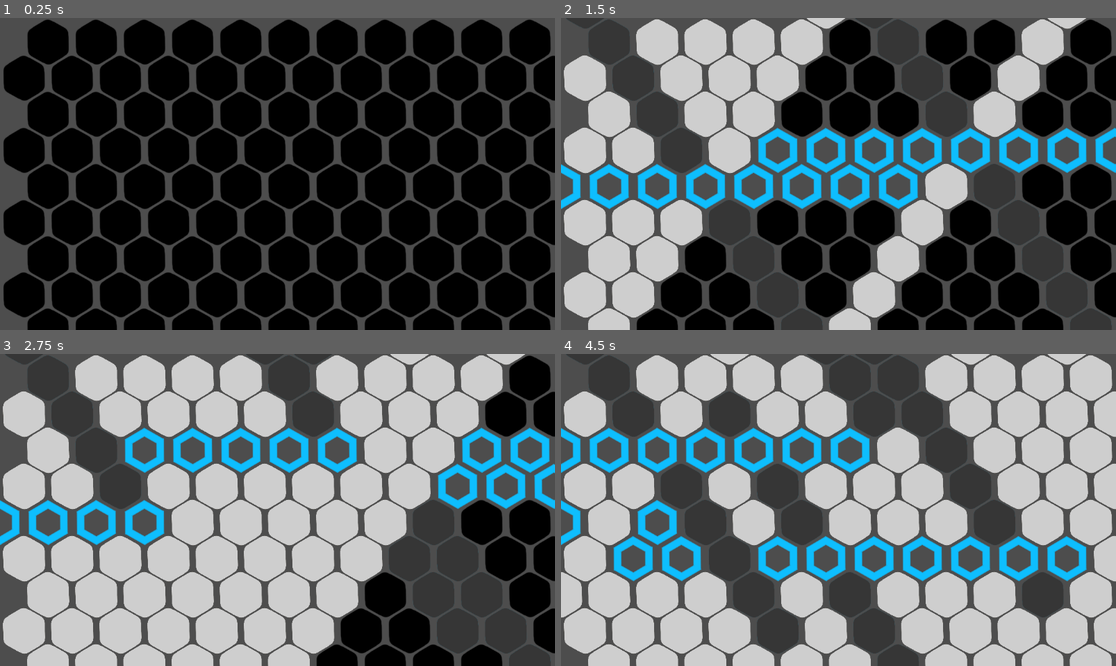
Above: before the commit, frames 1-4 (two rows, left to right).
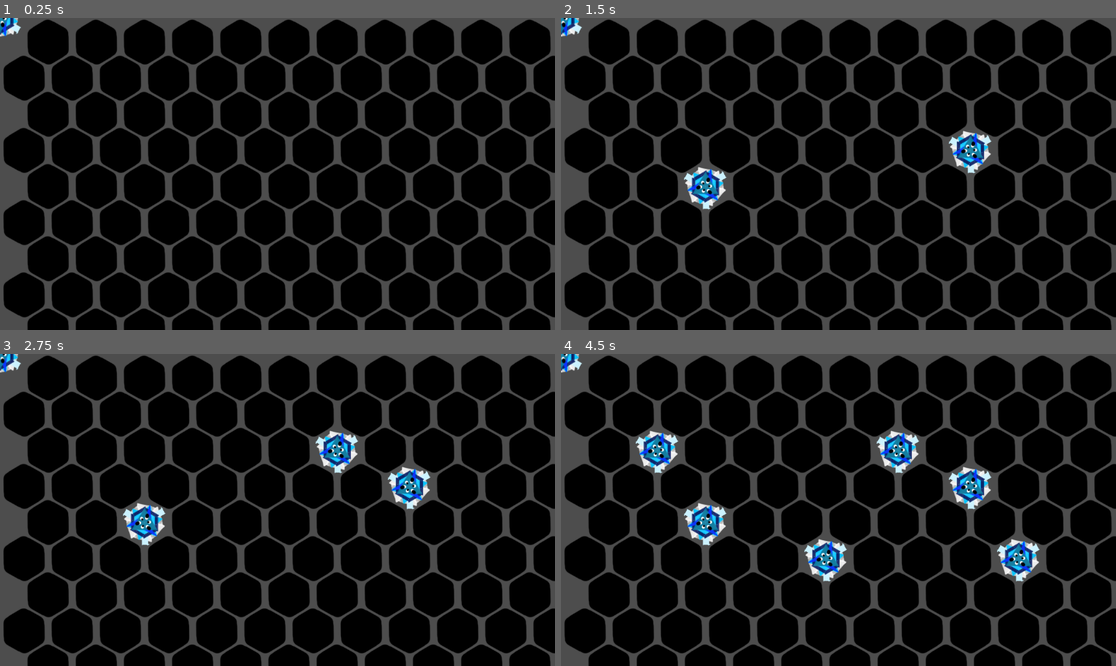
Above: after the commit, the same moments.

Repository: petesamerson/V-s-on
Game: Godot game, scene res://base_scene.tscn
Two runs of this game, one before a commit and one after it. Both use one fixed random seed, a clock stepped at 60 frames per second and the inputs below.
Inputs (mouse positions are in pixels of both pictures, inside the frame that each line leads up to):
- Up to frame 1 (0.25 s): no input
- Up to frame 2 (1.5 s): move the mouse to (960, 158) at 0.52 s; click (960, 158) at 0.67 s; move the mouse to (727, 189) at 1.27 s; click (727, 189) at 1.42 s
- Up to frame 3 (2.75 s): move the mouse to (333, 441) at 2.02 s; click (333, 441) at 2.17 s
- Up to frame 4 (4.5 s): move the mouse to (810, 572) at 2.77 s; click (810, 572) at 2.92 s; move the mouse to (1005, 556) at 3.52 s; click (1005, 556) at 3.67 s; tap Enter at 4.25 s; move the mouse to (672, 463) at 4.27 s; click (672, 463) at 4.42 s

The runs differ from the first frame. In frame 1, 0.2% of the frame differs, in the area x 0-4%, y 0-7%; in frame 2, 50%; in frame 3, 72%; in frame 4, 83%, in the area x 0-100%, y 0-100%.
Error after the commit: Parse Error: Identifier "PieceScene" not declared in the current scope. (res://piece.gd:6)

Commit message:
vision range and lines

Diff:
--- a/base_scene.tscn
+++ b/base_scene.tscn
@@ -11,6 +11,7 @@
 [ext_resource type="Texture2D" uid="uid://d3or16dja1a82" path="res://hex_dark_blue.png" id="8_blj2i"]
 [ext_resource type="Texture2D" uid="uid://qwr56nrdx4or" path="res://hex_dark_gray1.png" id="9_01iy8"]
 [ext_resource type="Texture2D" uid="uid://bcr661buweyub" path="res://hex_dark_red.png" id="10_jjdbg"]
+[ext_resource type="Script" uid="uid://de086uy3u7ckn" path="res://piece.gd" id="12_3lrhi"]
 
 [sub_resource type="TileSetAtlasSource" id="TileSetAtlasSource_qcxwf"]
 texture = ExtResource("1_57xsf")
@@ -78,10 +79,14 @@
 sources/12 = SubResource("TileSetAtlasSource_hwg3g")
 
 [node name="BaseScene" type="Node2D"]
+metadata/_edit_horizontal_guides_ = [-6.0]
 
-[node name="TileMapLayer" type="TileMapLayer" parent="."]
+[node name="Board" type="TileMapLayer" parent="."]
 tile_map_data = PackedByteArray("AAAAAAEAAAAAAAAAAAABAAEAAAAAAAAAAAAAAAAAAAAAAAAAAAABAAAAAAAAAAAAAAACAAEAAAAAAAAAAAABAA …(5632 unchanged characters)…
 tile_set = SubResource("TileSet_7e6gu")
 script = ExtResource("2_qcxwf")
 
-[node name="Area2D" type="Area2D" parent="."]
+[node name="Piece" type="Sprite2D" parent="."]
+scale = Vector2(1, -1.042)
+texture = ExtResource("6_anra8")
+script = ExtResource("12_3lrhi")
--- a/board.gd
+++ b/board.gd
@@ -13,7 +13,7 @@
 	timer += delta
 	if timer >= interval:
 		timer = 0.0
-		animate_board()
+		# animate_board()
 
 var player = 1
 
@@ -35,29 +35,6 @@
 	cur_ani_y = 0
 	ani_offset = 0
 	cur_ani_x += 1
-		# set_cell(Vector2i(center.x - offset_neg, center.y + i), line_color_id, Vector2i(0,0))
-	# set_cell(Vector2i(center.x + offset_pos, center.y - i), line_color_id, Vector2i(0,0))
-	# if (cur_ani_y) % 2 == 0:
-	# 	ani_offset += 2
-	# if(cur_ani_y >= cur_ani_x*2):
-	# 	cur_ani_y = 0
-	# 	cur_ani_x += 1
-	# 	ani_offset = 1
-
-	# if(x_ani):
-	# 	cur_ani_x += 1
-	# else:
-	# 	cur_ani_y +=1
-
-	# if(cur_ani_x > 15):
-	# 	x_ani = false
-	# 	ani_index += 1
-	# 	cur_ani_x  = ani_index
-
-	# if(cur_ani_y > 15):
-	# 	x_ani = true
-	# 	# ani_index += 1
-	# 	cur_ani_y  = ani_index
 
 
 
@@ -71,15 +48,19 @@
 			5,
 			Vector2i(0,0)
 		)
-		draw_hex_around(cell)
-		draw_horz_line(cell)
-		draw_forward_dia_line(cell)
-		draw_back_dia_line(cell)
-
-		if(player == 1) :
-			player = 2
-		else:
-			player = 1
+		# draw_hex_around(cell)
+		# draw_horz_line(cell)
+		# draw_forward_dia_line(cell)
+		# draw_back_dia_line(cell)
+
+		# if(player == 1) :
+		# 	draw_vision_range(cell, 2)
+		# 	player = 2
+		# else:
+		# 	draw_vision_range(cell, 5)
+		# 	player = 1
+		# draw_vision_range(cell,4)
+		# draw_hex_tile_line(cell,Vector2i(cell.x + 5, cell.y + 5), 8)
 
 		var tile_pos = map_to_local(Vector2i(3, 4))
 		print(tile_pos)
@@ -157,6 +138,41 @@
 			curTile,
 			Vector2i(0,0)
 		)
+
+
+func draw_line_from_center(center: Vector2i,direction: int, length: int, color: int):
+	#clockwise
+	var center_even = center.y % 2 == 0
+	match direction:
+		0:
+			var offset = 0
+			if(center_even):
+				offset = 1
+			offset = offset + length / 2
+			draw_hex_tile_line(center, Vector2i(center.x + offset, center.y - length), color)
+		1:
+			draw_hex_tile_line(center, Vector2i(center.x + length, center.y), color)
+		2:
+			var offset = 0
+			if(center_even):
+				offset = 1
+			offset = offset + length / 2
+			draw_hex_tile_line(center, Vector2i(center.x + offset, center.y + length), color)
+		3:
+			var offset = 1
+			if(center_even):
+				offset = 0
+			offset = offset + length / 2
+			draw_hex_tile_line(center, Vector2i(center.x - offset, center.y + length), color)
+		4:
+			draw_hex_tile_line(center, Vector2i(center.x - length, center.y), color)
+		5:
+			var offset = 1
+			if(center_even):
+				offset = 0
+			offset = offset + length / 2
+			draw_hex_tile_line(center, Vector2i(center.x - offset, center.y - length), color)
+
 
 
 func draw_horz_line(center: Vector2i):
@@ -202,3 +218,177 @@
 			offset_pos += 1
 		if (center.y + i) % 2 == 1:
 			offset_neg += 1
+
+func draw_vision_range(center: Vector2i, vision_range: int):
+	var hex_color_id = 7
+	var offset_pos = 0
+	if (center.y) % 2 == 0:
+		offset_pos = 1
+
+	var offset_neg = 1
+	if (center.y) % 2 == 0:
+		offset_neg = 0
+
+	var minXTop = 10
+	var minXBottom= 10
+
+	for i in range(1,vision_range + 1):
+		print(["offset", offset_pos,"i", i, center])
+
+		# set_cell(Vector2i(center.x - offset_neg, center.y + i), 6, Vector2i(0,0))
+		# set_cell(Vector2i(center.x + offset_pos, center.y + i), 6, Vector2i(0,0))
+
+		#below
+		draw_hex_tile_line(
+			Vector2i(center.x - offset_neg, center.y + i),
+			Vector2i(center.x + offset_pos, center.y + i),
+			hex_color_id
+		)
+
+		# above
+		draw_hex_tile_line(
+			Vector2i(center.x + offset_pos, center.y - i),
+			Vector2i(center.x - offset_neg, center.y - i),
+			hex_color_id
+		)
+
+		var temp_color = 7
+		draw_hex_tile_line(
+			Vector2i(center.x - offset_neg, center.y + i),
+			Vector2i(center.x - i, center.y),
+			temp_color
+		)
+		draw_hex_tile_line(
+			Vector2i(center.x - offset_neg, center.y - i),
+			Vector2i(center.x - i, center.y),
+			temp_color
+		)
+
+		draw_hex_tile_line(
+			Vector2i(center.x + offset_pos, center.y + i),
+			Vector2i(center.x + i, center.y),
+			temp_color
+		)
+		draw_hex_tile_line(
+			Vector2i(center.x + offset_pos, center.y - i),
+			Vector2i(center.x + i, center.y),
+			temp_color
+		)
+
+		# draw_hex_tile_line(
+		# 	Vector2i(center.x - offset_neg, center.y + i),
+		# 	Vector2i(center.x - i, center.y),
+		# 	temp_color
+		# )
+
+		set_cell(Vector2i(center.x + i, center.y), 3, Vector2i(0,0))
+		set_cell(Vector2i(center.x - i, center.y), 3, Vector2i(0,0))
+
+		# if(i == vision_range):
+		# 	# center.y + i
+		# 	for x in range(center.x - offset_neg, center.x + offset_pos):
+		# 		set_cell(Vector2i(x, center.y + i), hex_color_id, Vector2i(0,0))
+
+		# 	#center.y - i
+		# 	for x in range(center.x - offset_neg, center.x + offset_pos):
+		# 		set_cell(Vector2i(x, center.y - i), hex_color_id, Vector2i(0,0))
+
+			# center.y
+			# draw_line( Vector2i(center.x - i,  center.y),Vector2i(center.x - offset_neg),hex_color_id , 2.0)
+			# draw_hex_tile_line(Vector2i(center.x - i, center.y),Vector2i(center.x - offset_neg, center.y - i), hex_color_id)
+
+		if (center.y + i) % 2 == 0:
+			offset_pos += 1
+		if (center.y + i) % 2 == 1:
+			offset_neg += 1
+
+
+
+func draw_hex_tile_line(a: Vector2i, b: Vector2i, tile_id: int) -> void:
+	var cells = hex_line(a, b)
+	print(["hexline", cells])
+	for pos in cells:
+		set_cell(pos, tile_id, Vector2i(0,0))
+
+
+static func offset_to_cube(offset: Vector2i) -> Vector3i:
+	var col = offset.x
+	var row = offset.y
+
+	# even-r conversion
+	var x = col - ((row + (row & 1)) / 2)
+	var z = row
+	var y = -x - z
+
+	return Vector3i(x, y, z)
+
+
+# ------------------------------------------------
+# Cube → Offset
+# ------------------------------------------------
+static func cube_to_offset(c: Vector3i) -> Vector2i:
+	var x = c.x
+	var z = c.z
+
+	# even-r conversion
+	var col = x + ((z + (z & 1)) / 2)
+	var row = z
+
+	return Vector2i(col, row)
+
+
+# ------------------------------------------------
+# Cube interpolation
+# ------------------------------------------------
+static func cube_lerp(a: Vector3, b: Vector3, t: float) -> Vector3:
+	return a.lerp(b, t)
+
+
+# ------------------------------------------------
+# Cube rounding
+# ------------------------------------------------
+static func cube_round(c: Vector3) -> Vector3i:
+	var rx = round(c.x)
+	var ry = round(c.y)
+	var rz = round(c.z)
+
+	var dx = abs(rx - c.x)
+	var dy = abs(ry - c.y)
+	var dz = abs(rz - c.z)
+
+	if dx > dy and dx > dz:
+		rx = -ry - rz
+	elif dy > dz:
+		ry = -rx - rz
+	else:
+		rz = -rx - ry
+
+	return Vector3i(rx, ry, rz)
+
+
+# ------------------------------------------------
+# Hex line generation (cube interpolation)
+# ------------------------------------------------
+static func hex_line(a: Vector2i, b: Vector2i) -> Array[Vector2i]:
+	var ac = offset_to_cube(a)
+	var bc = offset_to_cube(b)
+
+	var dist = max(abs(ac.x - bc.x), abs(ac.y - bc.y), abs(ac.z - bc.z))
+
+	var results: Array[Vector2i] = []
+
+	for i in range(dist + 1):
+		var t = i / float(dist)
+		var c = cube_round(cube_lerp(ac, bc, t))
+		results.append(cube_to_offset(c))
+
+	return results
+
+
+# ------------------------------------------------
+# Replace tiles along a hex line
+# ------------------------------------------------
+# static func draw_hex_tile_line(tilemap: TileMap, a: Vector2i, b: Vector2i, tile_id: int) -> void:
+# 	var cells = hex_line(a, b)
+# 	for pos in cells:
+# 		tilemap.set_cell(pos, tile_id)
--- /dev/null
+++ b/piece.gd
@@ -0,0 +1,14 @@
+extends Sprite2D
+
+
+# Called when the node enters the scene tree for the first time.
+func _ready() -> void:
+	PieceScene.instantiate()
+	piece.position = $TileMap.map_to_local(Vector2i(5,5))
+
+
+
+
+# Called every frame. 'delta' is the elapsed time since the previous frame.
+func _process(delta: float) -> void:
+	pass
Not shown: 1 places in base_scene.tscn that only renumber resources
Not shown, added: piece.gd.uid
